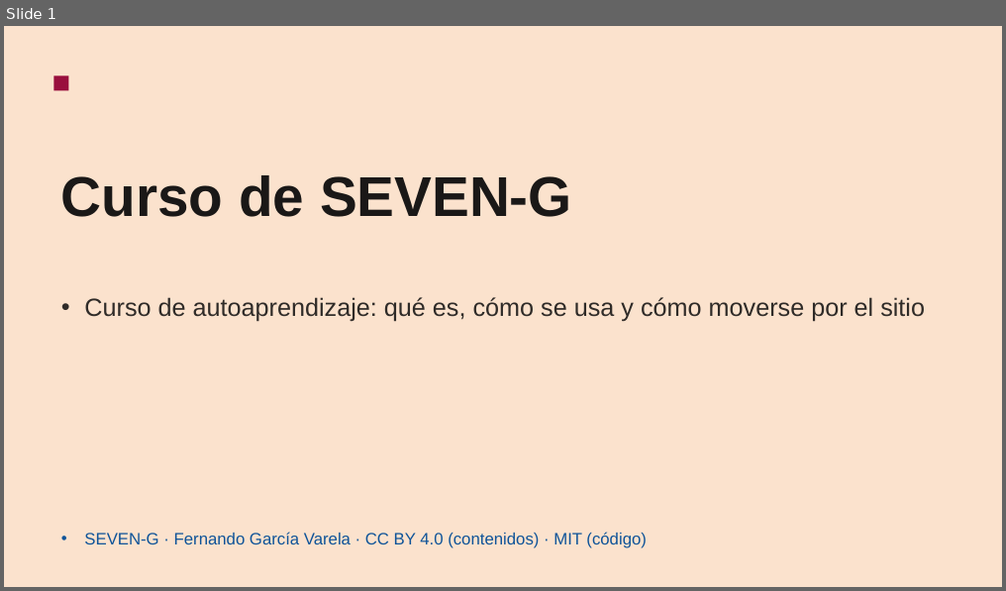
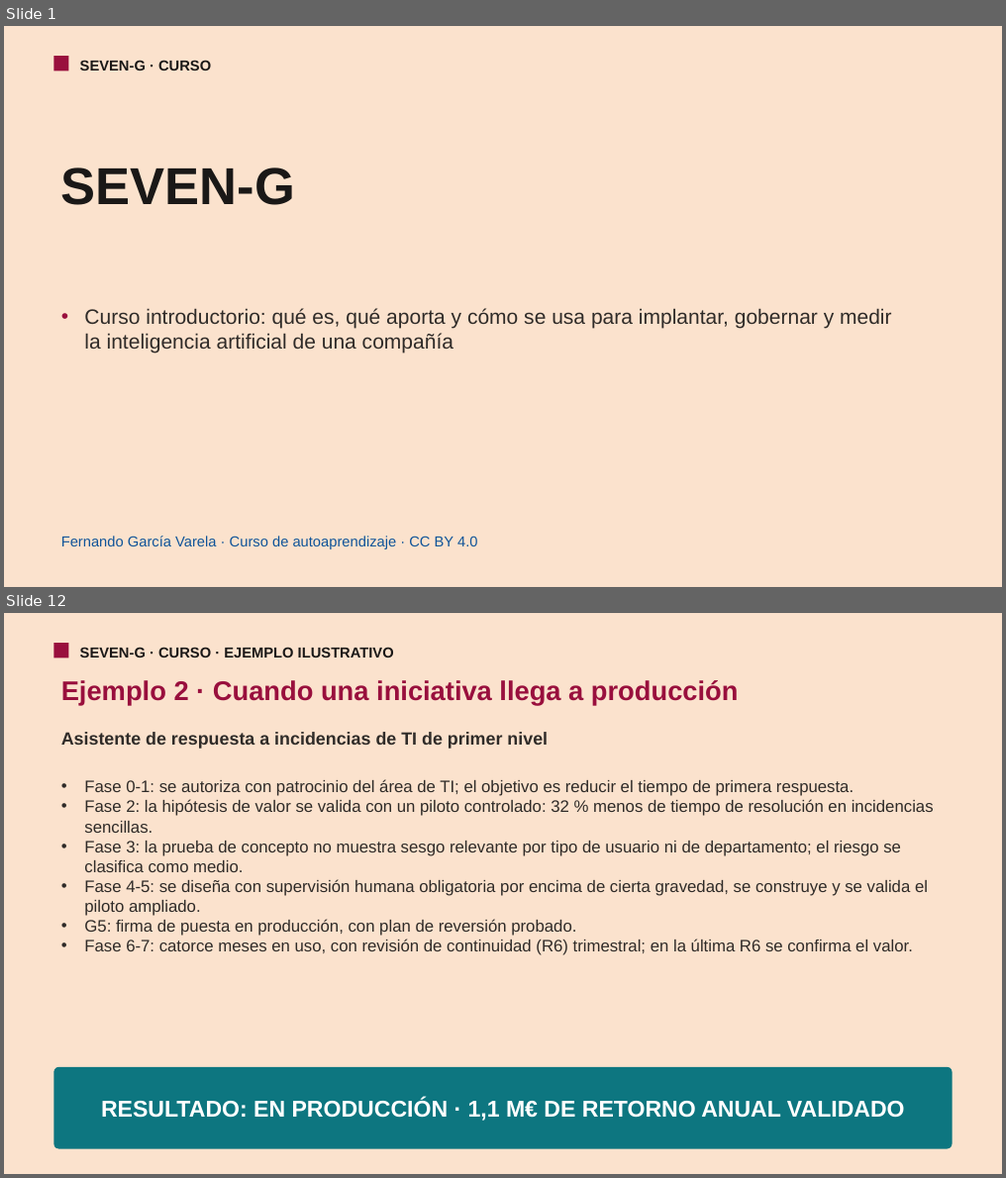
Before and after one commit to seachad/AI_CONSULTING, a slide deck: SEVEN-G/pptx/es/SEVEN-G_Curso.pptx. Shown one above the other, each under a label of ours: slide 1 before the commit, slides 1 and 12 after it; the slides between them are not shown. The pictures are 1006x591 and 1006x1178 pixels, drawn with LibreOffice and Linux fonts; fonts in the diff are those of the drawing. Boxes give left, top, right and bottom in pixels: in the first picture for what was removed or moved away, otherwise in the second. Text is boxed around its words. In the diff, an @@ line names an element or a change of style, - is before the commit and + after.

```diff
--- a/SEVEN-G/pptx/es/SEVEN-G_Curso.pptx
+++ b/SEVEN-G/pptx/es/SEVEN-G_Curso.pptx
@@ slide 12 added at (4, 613, 1002, 1174), background #FBE2CD @@
@@ rectangle added at (54, 643, 69, 658), fill #990F3D @@
@@ text added at (80, 647, 394, 658), 14 pt, text #1A1817, bold @@
+SEVEN-G · CURSO · EJEMPLO ILUSTRATIVO
@@ text added at (61, 680, 739, 705), 26 pt, text #990F3D, bold @@
+Ejemplo 2 · Cuando una iniciativa llega a producción
@@ text added at (61, 732, 548, 749), 17 pt, text #2F2B28, bold @@
+Asistente de respuesta a incidencias de TI de primer nivel
@@ text added at (84, 779, 934, 956), 16 pt, text #2F2B28 @@
+• Fase 0-1: se autoriza con patrocinio del área de TI; el objetivo es reducir el tiempo de primera respuesta.
+• Fase 2: la hipótesis de valor se valida con un piloto controlado: 32 % menos de tiempo de resolución en incidencias sencillas.
+• Fase 3: la prueba de concepto no muestra sesgo relevante por tipo de usuario ni de departamento; el riesgo se clasifica como medio.
+• Fase 4-5: se diseña con supervisión humana obligatoria por encima de cierta gravedad, se construye y se valida el piloto ampliado.
+• G5: firma de puesta en producción, con plan de reversión probado.
+• Fase 6-7: catorce meses en uso, con revisión de continuidad (R6) trimestral; en la última R6 se confirma el valor.
@@ rounded rectangle added at (54, 1067, 952, 1149), fill #0D7680, 22 pt, text #FFFFFF, bold @@
+RESULTADO: EN PRODUCCIÓN · 1,1 M€ DE RETORNO ANUAL VALIDADO
@@ slide 1 changed as well @@
@@ rectangle: place and size @@
-rectangle at (54, 76, 69, 91)
+rectangle at (54, 56, 69, 71)
@@ text added at (80, 60, 211, 71), 14 pt, text #1A1817, bold @@
+SEVEN-G · CURSO
@@ text at (61, 168, 295, 205): text changed; size 54 to 50 pt @@
-Curso de SEVEN-G
+SEVEN-G
@@ text at (84, 308, 892, 354): text changed; size 24 to 20 pt @@
-• Curso de autoaprendizaje: qué es, cómo se usa y cómo moverse por el sitio
+• Curso introductorio: qué es, qué aporta y cómo se usa para implantar, gobernar y medir la inteligencia artificial de una compañía
@@ text at (61, 536, 477, 550): text changed; size 16 to 14 pt @@
-• SEVEN-G · Fernando García Varela · CC BY 4.0 (contenidos) · MIT (código)
+Fernando García Varela · Curso de autoaprendizaje · CC BY 4.0
```
Also in this commit, not shown: 15 other slides added, 11 slides removed, 2 other files.
